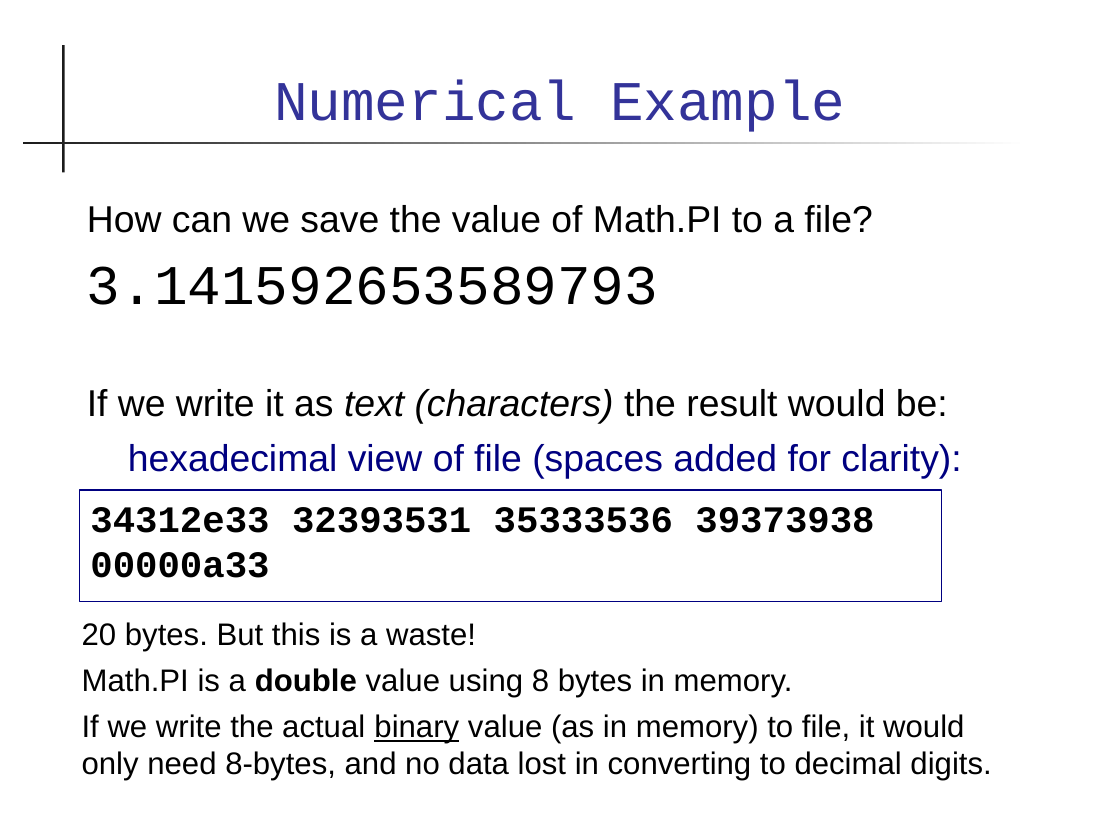
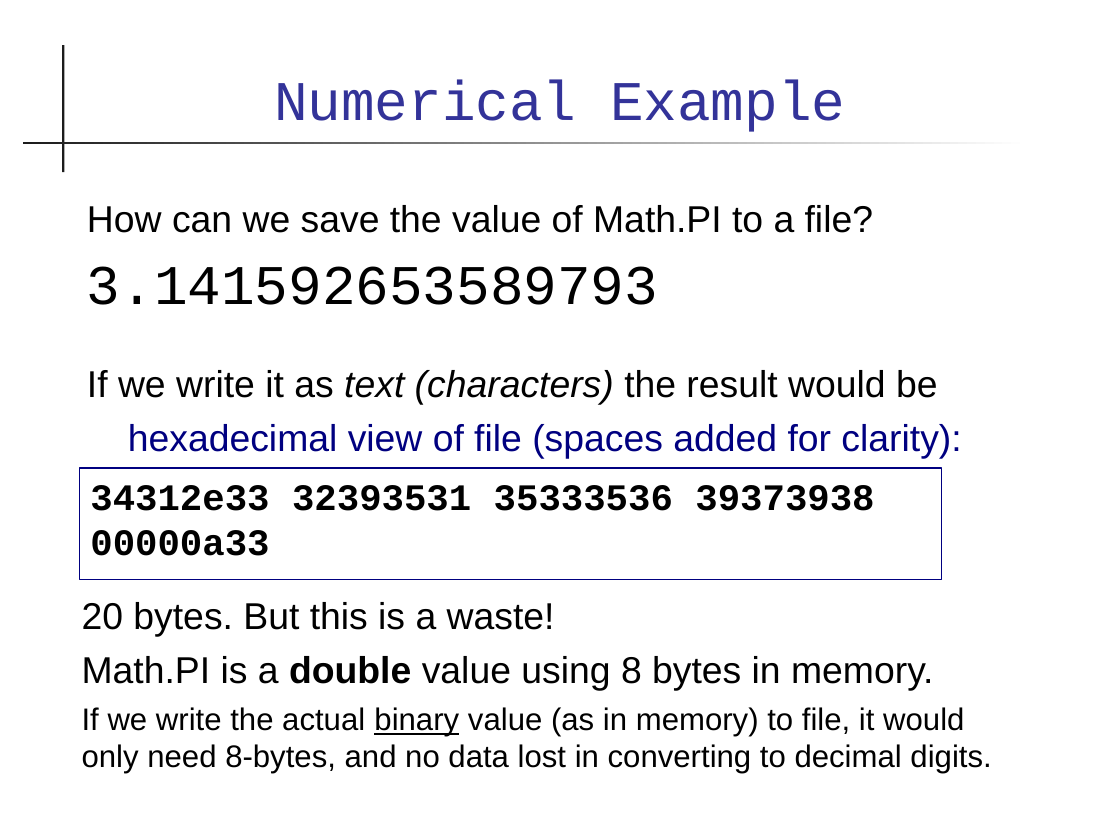
Before and after one commit to skeoop/skeoop.github.io, a slide deck: slide 8 of io/Input-Output.ppt. Drawn at 1120x840 pixels with LibreOffice and Linux fonts; fonts in the diff are those of the drawing. Boxes give left, top, right and bottom in pixels: in the first picture for what was removed or moved away, otherwise in the second. Text is boxed around its words. In the diff, an @@ line names an element or a change of style, - is before the commit and + after.

```diff
--- a/io/Input-Output.ppt
+++ b/io/Input-Output.ppt
@@ text at (x1=87, y1=370, x2=938, y2=405): text changed @@
-If we write it as text (characters) the result would be:
+If we write it as text (characters) the result would be
@@ rectangle "34312e33 32393531 35333536 39373938" moved from (x1=80, y1=491, x2=942, y2=603) to (x1=80, y1=468, x2=942, y2=580) @@
@@ text "20 bytes. But this is ..." moved from (x1=82, y1=622, x2=991, y2=781) to (x1=82, y1=602, x2=991, y2=774) @@
@@ text at (x1=82, y1=602, x2=933, y2=690): size 20 to 24 pt in "20 bytes. But this is a waste!", "Math.PI is a double value using 8 ..." @@
```
Also in this commit, not shown: 15 other slides changed, 1 slide added, 1 other file.
